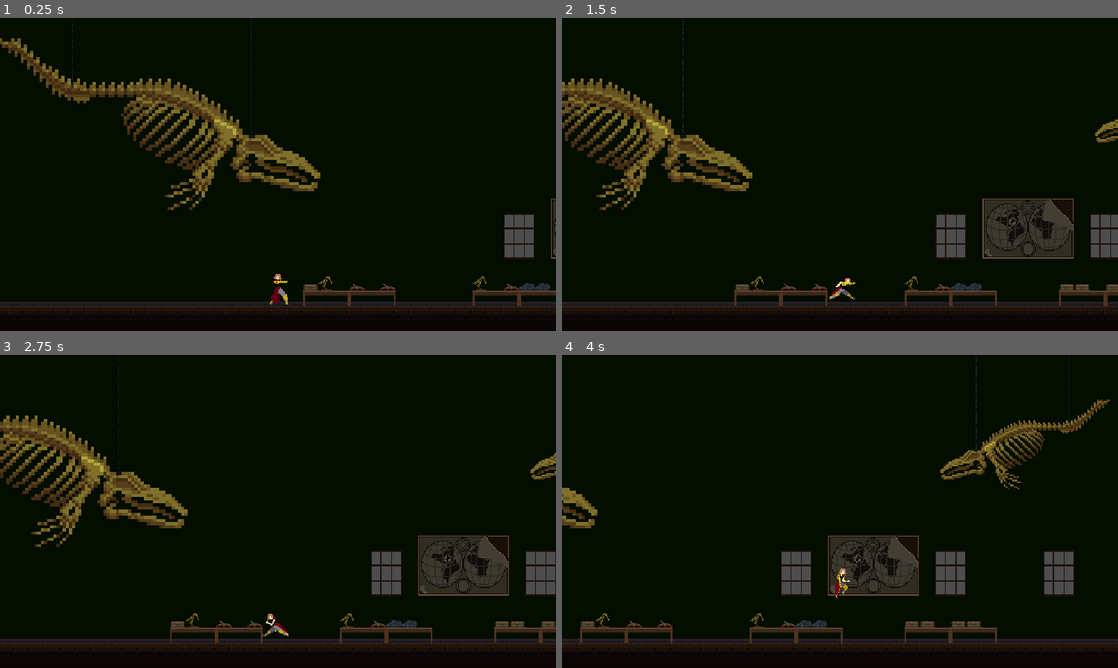
Above: before the commit, frames 1-4 (two rows, left to right).
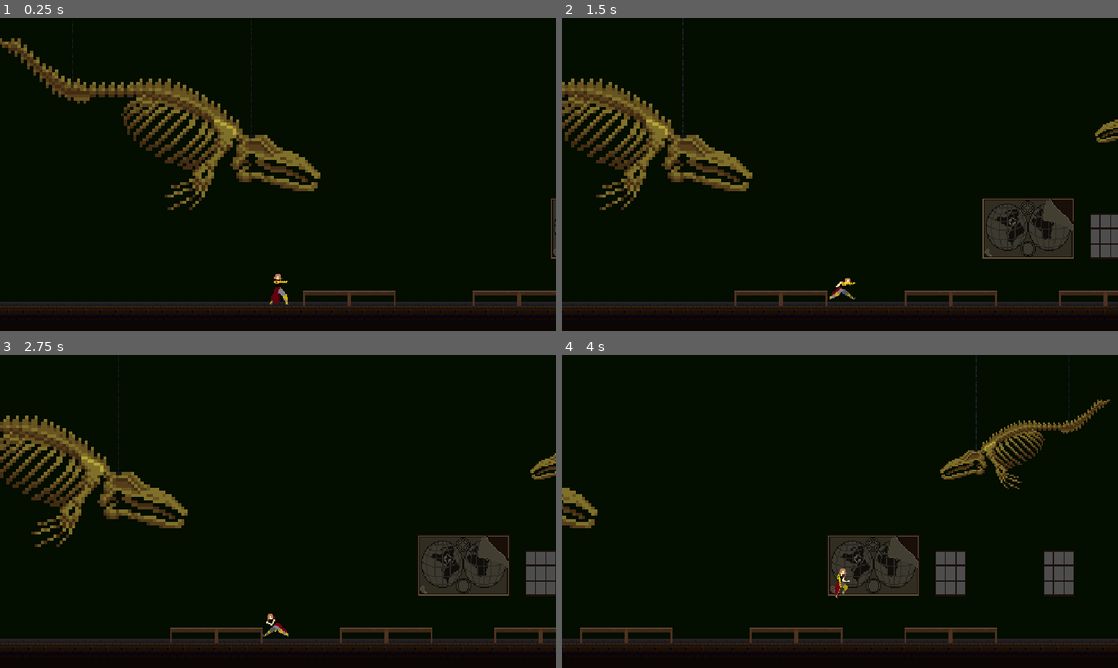
Above: after the commit, the same moments.

Repository: brueland/Team-Gear-Pirate-Software-Jam
Game: Godot game, scene res://Scenes/Levels/Lab/ArchaeologyRoom.tscn
Two runs of this game, one before a commit and one after it. Both use one fixed random seed, a clock stepped at 60 frames per second and the inputs below. This scene is started directly instead of the project's main scene.
Inputs (mouse positions are in pixels of both pictures, inside the frame that each line leads up to):
- Up to frame 1 (0.25 s): no input
- Up to frame 2 (1.5 s): tap Enter at 0.5 s; move the mouse to (962, 158) at 0.52 s; hold D (MoveRight) from 0.53 s (still down); tap S (Crouch) at 0.6 s; tap Space (Jump) at 0.77 s; move the mouse to (728, 190) at 1.27 s; right-click (728, 190) at 1.35 s
- Up to frame 3 (2.75 s): tap Space (Jump) at 1.52 s; move the mouse to (333, 442) at 2.02 s; release D (MoveRight) at 2.03 s; hold A (MoveLeft) from 2.03 s (still down); click (333, 442) at 2.1 s
- Up to frame 4 (4 s): move the mouse to (812, 574) at 2.77 s; release A (MoveLeft) at 2.78 s; hold D (MoveRight) from 2.78 s (still down); tap Shift (Parasol) at 2.85 s; tap Space (Jump) at 3.02, 3.77 s; move the mouse to (1006, 558) at 3.52 s; tap S (Crouch) at 3.6 s

The runs differ from the first frame. In frame 1, 1.1% of the frame differs, in the area x 54-99%, y 62-88%; in frame 2, 1.3%; in frame 3, 1.3%; in frame 4, 1.3%, in the area x 3-76%, y 62-88%.

Commit message:
Updated for broken Staircase

Diff:
--- a/Scenes/Levels/Lab/ArchaeologyRoom.tscn
+++ b/Scenes/Levels/Lab/ArchaeologyRoom.tscn
@@ -4130,7 +4130,7 @@
 layer_2/tile_data = PackedInt32Array(2490399, 917504, 12, 2490400, 983040, 12, 2490401, 1048576, 12, 2490402, 917504, 1 …(1073 unchanged characters)…
 layer_3/name = "FarBackground"
 layer_3/z_index = -3
-layer_3/tile_data = PackedInt32Array(1900540, 131072, 16, 19 …(22816 unchanged characters)… 072, 16, 2097196, 131072, 16, 2162732, 1507328, 17, 2228268, 1507328, 18, 2293804, 1507328, 19, 2359340, 131072, 16, 2424876, 131072, 16, 2490412, 196608, 16, 2555948, 131072, 16, 2621484, 131072, 16, 1179693, 131072, 16, 1245229, 131072, 16, 1310765, 131072, 16, 1376301, 131072, 16, 1441837, 131072, 16, 1507373, 131072, 16, 1572909, 131072, 16, 1638445, 131072, 16, 1703981, 131072, 16, 1769517, 131072, 16, 1835053, 131072, 16, 1900589, 131072, 16, 1966125, 131072, 16, 2031661, 131072, 16, 2097197, 131072, 16, 2162733, 1572864, 17, 2228269, 1572864, 18, 2293805, 1572864, 19, 2359341, 131072, 16, 2424877, 131072,  …(13119 unchanged characters)…
+layer_3/tile_data = PackedInt32Array(1900540, 131072, 16, 19 …(22816 unchanged characters)… 072, 16, 2097196, 131072, 16, 2162732, 131072, 16, 2228268, 131072, 16, 2293804, 131072, 16, 2359340, 131072, 16, 2424876, 131072, 16, 2490412, 196608, 16, 2555948, 131072, 16, 2621484, 131072, 16, 1179693, 131072, 16, 1245229, 131072, 16, 1310765, 131072, 16, 1376301, 131072, 16, 1441837, 131072, 16, 1507373, 131072, 16, 1572909, 131072, 16, 1638445, 131072, 16, 1703981, 131072, 16, 1769517, 131072, 16, 1835053, 131072, 16, 1900589, 131072, 16, 1966125, 131072, 16, 2031661, 131072, 16, 2097197, 131072, 16, 2162733, 131072, 16, 2228269, 131072, 16, 2293805, 131072, 16, 2359341, 131072, 16, 2424877, 131072,  …(13119 unchanged characters)…
 layer_4/name = "Forground"
 layer_4/z_index = 1
 layer_4/tile_data = PackedInt32Array()
Binary file changed: Assets/Sprites/TileSets/Lab/Lab.png
